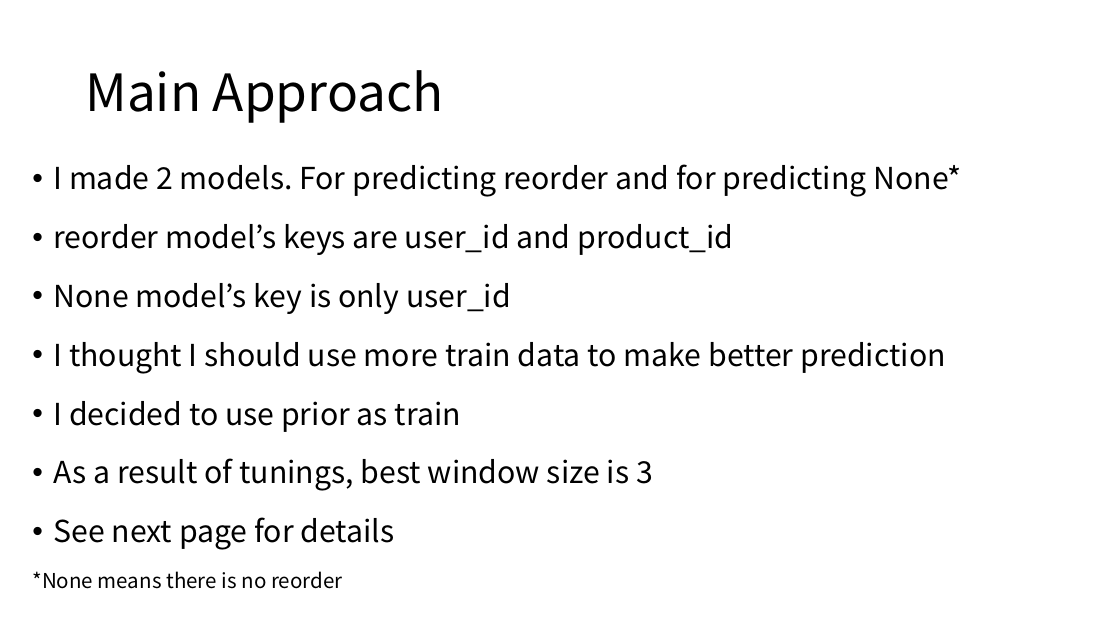
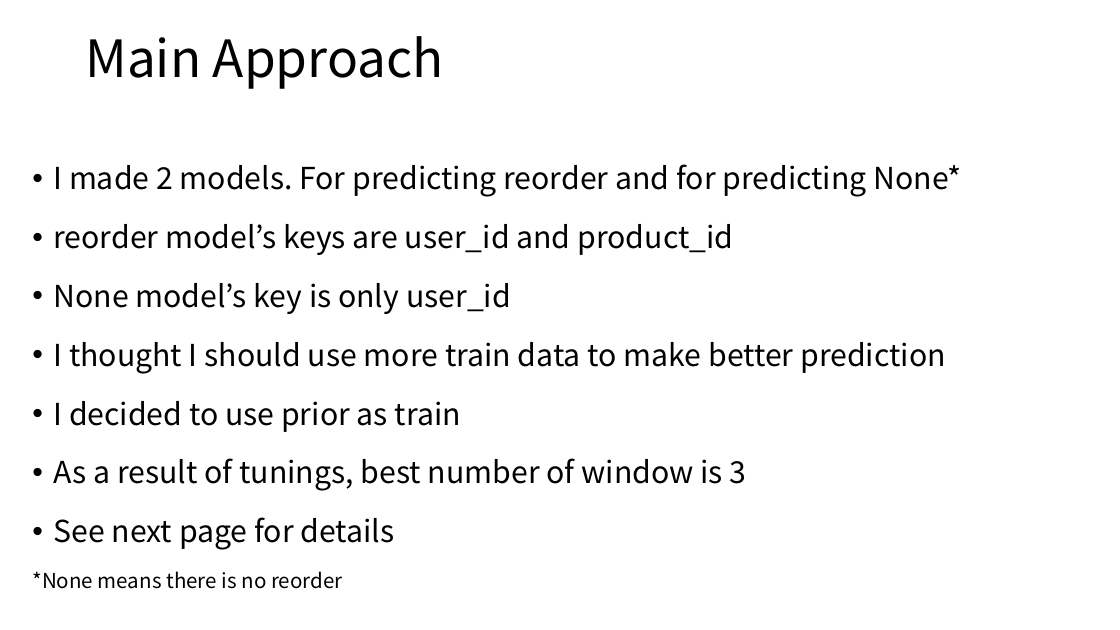
Before and after one commit to KazukiOnodera/Instacart, a slide deck: slide 9 of Instacart 2nd Place Solution.pptx (slide 7 before the commit). Drawn at 1120x630 pixels with LibreOffice and Linux fonts; fonts in the diff are those of the drawing. Boxes give left, top, right and bottom in pixels: in the first picture for what was removed or moved away, otherwise in the second. Text is boxed around its words. In the diff, an @@ line names an element or a change of style, - is before the commit and + after.

Commit message:
edit pptx

```diff
--- a/Instacart 2nd Place Solution.pptx
+++ b/Instacart 2nd Place Solution.pptx
@@ title "Main Approach": place and size @@
-title "Main Approach" at (85, 70, 444, 123)
+title "Main Approach" at (85, 36, 444, 89)
@@ text at (53, 458, 747, 491): text changed @@
-• As a result of tunings, best window size is 3
+• As a result of tunings, best number of window is 3
```
Also in this commit, not shown: 3 other slides changed, 4 slides added.
